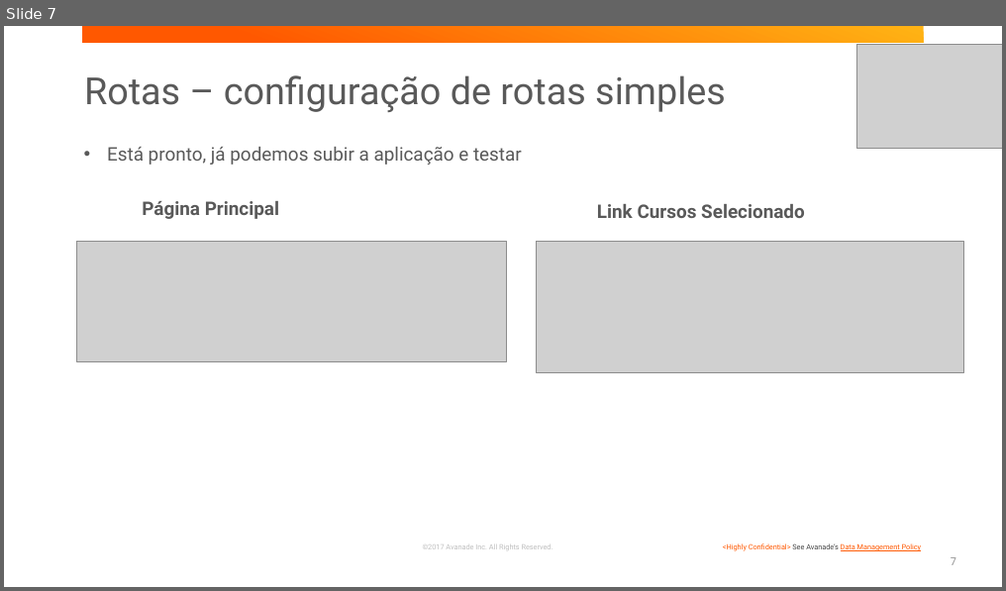
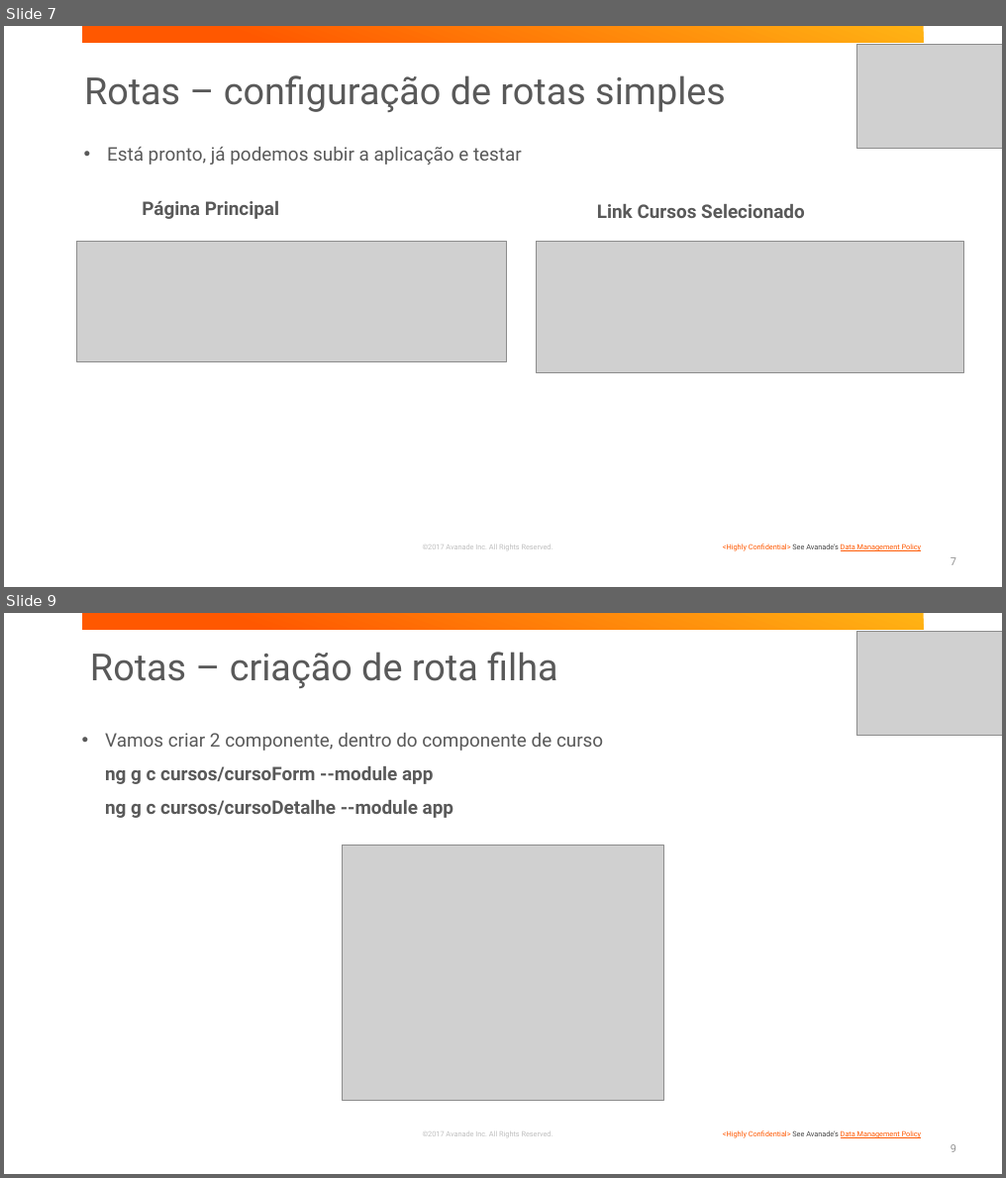
Before and after one commit to BootCampAvanSanAnder/BootCampSantander, a slide deck: presentations/TreinamentoAngular.pptx. Shown one above the other, each under a label of ours: slide 7 before the commit, slides 7 and 9 after it; the slides between them are not shown. The pictures are 1006x591 and 1006x1178 pixels, drawn with LibreOffice and Linux fonts; fonts in the diff are those of the drawing; grey boxes stand for pictures; background and template pictures are left out. Boxes give left, top, right and bottom in pixels: in the first picture for what was removed or moved away, otherwise in the second. Text is boxed around its words. In the diff, an @@ line names an element or a change of style, - is before the commit and + after.

Commit message:
Rotas Filhas - criação de 2 componentes subitem de curso

```diff
--- a/presentations/TreinamentoAngular.pptx
+++ b/presentations/TreinamentoAngular.pptx
@@ slide 9 added at <box>4,613,1002,1174</box>, background #FFFFFF; not listed: 3 template elements that a slide beside it also shows @@
@@ picture added at <box>856,631,1002,736</box> @@
@@ title added at <box>90,652,557,688</box>, 36 pt, text #595959 @@
+Rotas – criação de rota filha
@@ text added at <box>105,733,603,818</box>, 18 pt, text #595959, bold @@
+• Vamos criar 2 componente, dentro do componente de curso
+ng g c cursos/cursoForm --module app
+ng g c cursos/cursoDetalhe --module app
@@ picture added at <box>343,845,664,1100</box> @@
@@ page number added at <box>950,1145,956,1153</box>, 10.5 pt, text #939393 @@
+9
```
Also in this commit, not shown: 2 slides changed, 3 other slides added, 1 slide removed, 11 other files.
